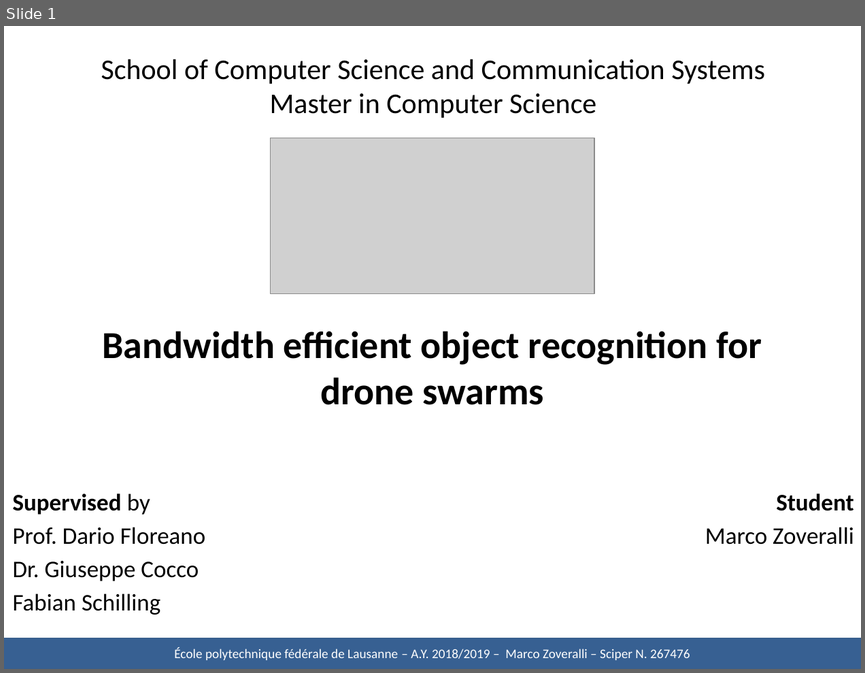
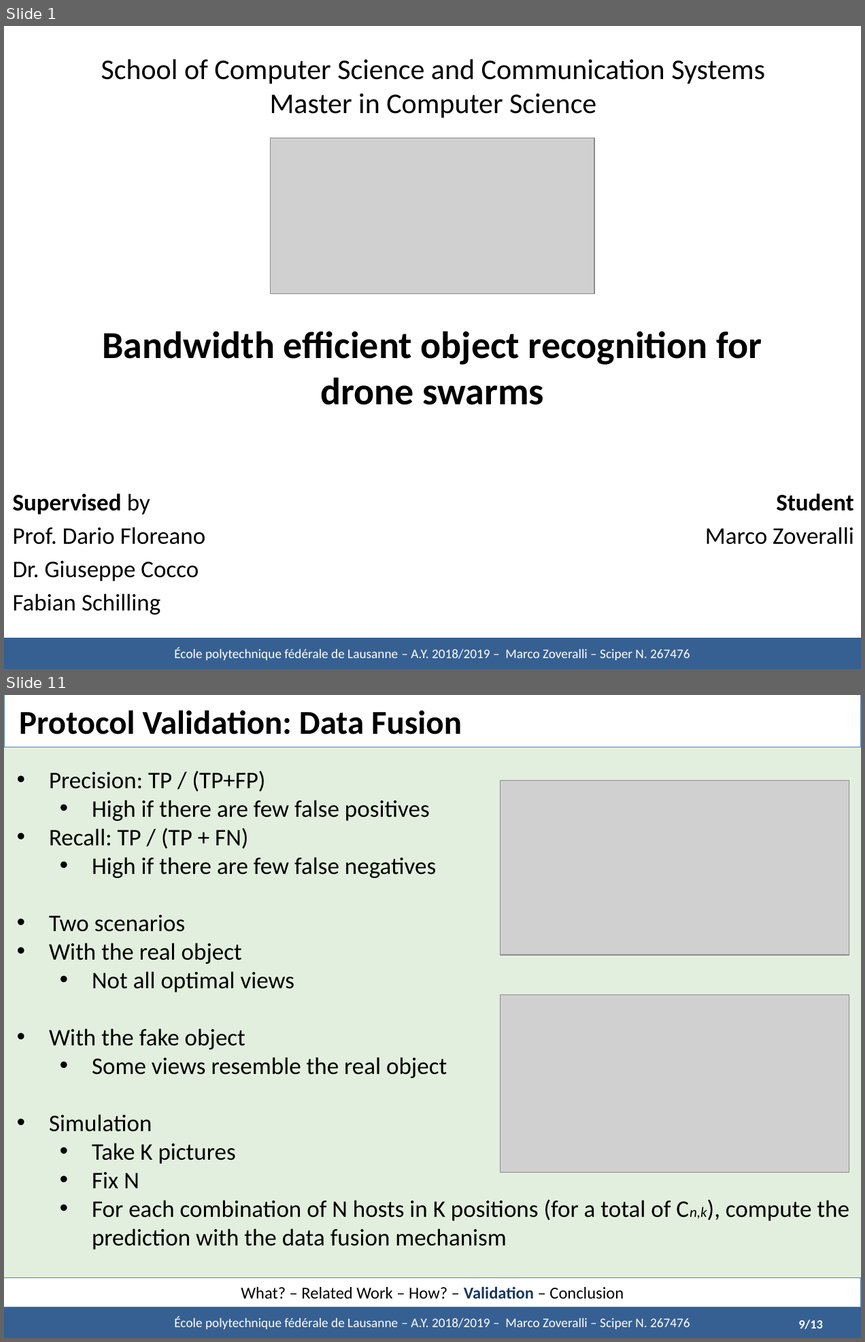
Before and after one commit to marcozov/semester_report, a slide deck: midterm presentation - UPDATED/Defence - Zoveralli.pptx. Shown one above the other, each under a label of ours: slide 1 before the commit, slides 1 and 11 after it; the slides between them are not shown. The pictures are 865x673 and 865x1342 pixels, drawn with LibreOffice and Linux fonts; fonts in the diff are those of the drawing; grey boxes stand for pictures. Boxes give left, top, right and bottom in pixels: in the first picture for what was removed or moved away, otherwise in the second. Text is boxed around its words. In the diff, an @@ line names an element or a change of style, - is before the commit and + after.

```diff
--- a/midterm presentation - UPDATED/Defence - Zoveralli.pptx
+++ b/midterm presentation - UPDATED/Defence - Zoveralli.pptx
@@ slide 11 added at bbox=[4, 695, 861, 1338], background #E3EFDE @@
@@ title added at bbox=[4, 695, 861, 747], fill #FFFFFF, outline #4F81BD 0.75 pt, 28 pt, text #000000, bold @@
+Protocol Validation: Data Fusion
@@ text added at bbox=[49, 770, 849, 1249], 20 pt, text #000000 @@
+• Precision: TP / (TP+FP)
+  • High if there are few false positives
+• Recall: TP / (TP + FN)
+  • High if there are few false negatives
+• Two scenarios
+• With the real object
+  • Not all optimal views
+• With the fake object
+  • Some views resemble the real object
+• Simulation
+  • Take K pictures
+  • Fix N
+  • For each combination of N hosts in K positions (for a total of Cn,k), compute the prediction with the data fusion mechanism
@@ picture added at bbox=[500, 780, 850, 955] @@
@@ picture added at bbox=[500, 995, 850, 1172] @@
@@ rectangle added at bbox=[4, 1278, 861, 1307], fill #FFFFFF, outline #4F81BD 0.75 pt, 14 pt, text #000000 @@
+What? – Related Work – How? – Validation – Conclusion
@@ rectangle added at bbox=[4, 1307, 861, 1338], fill #376092, outline #3A5F8C 0 pt, 11 pt, text #FFFFFF @@
+École polytechnique fédérale de Lausanne – A.Y. 2018/2019 – Marco Zoveralli – Sciper N. 267476
@@ text added at bbox=[797, 1319, 820, 1329], 10 pt, text #FFFFFF, bold @@
+1/11
@@ text added at bbox=[798, 1319, 823, 1329], 10.5 pt, text #FFFFFF, bold @@
+9/13
```
Also in this commit, not shown: 11 slides changed, 5 other slides added, 2 slides removed, 23 other files.
